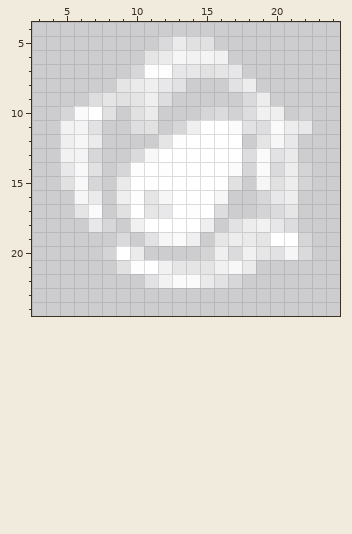
Pixel-art sprite: images/icons/favicon-28x28.png. This is how it looked before the edit.
The file is 28x28 pixels. Pixels under 10% opacity are left out. Colours within 5 levels of each other are drawn and written as one. Shown: x 3..24, y 4..24.
And afterwards:
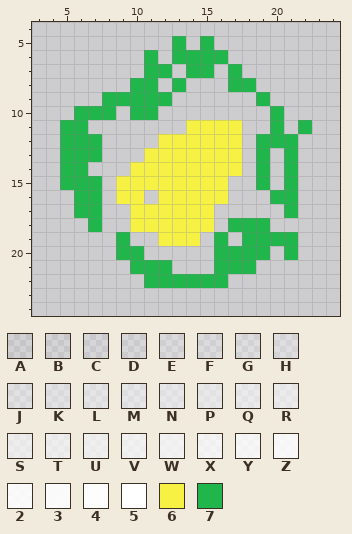
Palette (. is transparent): A #ffffff1a  B #ffffff23  C #ffffff2c  D #ffffff32  E #ffffff41  F #ffffff48  G #ffffff50  H #ffffff58  J #ffffff64  K #ffffff6d  L #ffffff78  M #ffffff7f  N #ffffff85  P #ffffff8c  Q #ffffff93  R #ffffff99  S #ffffffa3  T #ffffffa9  U #ffffffaf  V #ffffffb7  W #ffffffbf  X #ffffffc6  Y #ffffffd0  Z #ffffffda  2 #ffffffe3  3 #ffffffea  4 #fffffff5  5 #ffffff  6 #f7f143  7 #21b64b
Difference:
Changed rows in their new state; - is an unchanged pixel.
first column x 5:
 5 -------.7.7-------
 6 ------7.7777------
 7 -----.77.77.7-----
 8 ----.77.7---77----
 9 --.77777-----.7---
10 .777-77---.....7-.
11 77.--..-.6666..7.7
12 777----666666-777-
13 777--.6666666.7.7-
14 77.-.66666666.7.7.
15 777-66666666.-7.7.
16 -77-66.66666--.77-
17 -77-.666666.--..7-
18 --7.-666666-777..-
19 ----7-.666-7.7777.
20 ---.77----.7777.7.
21 ----.777...777----
22 ------777777.-----
